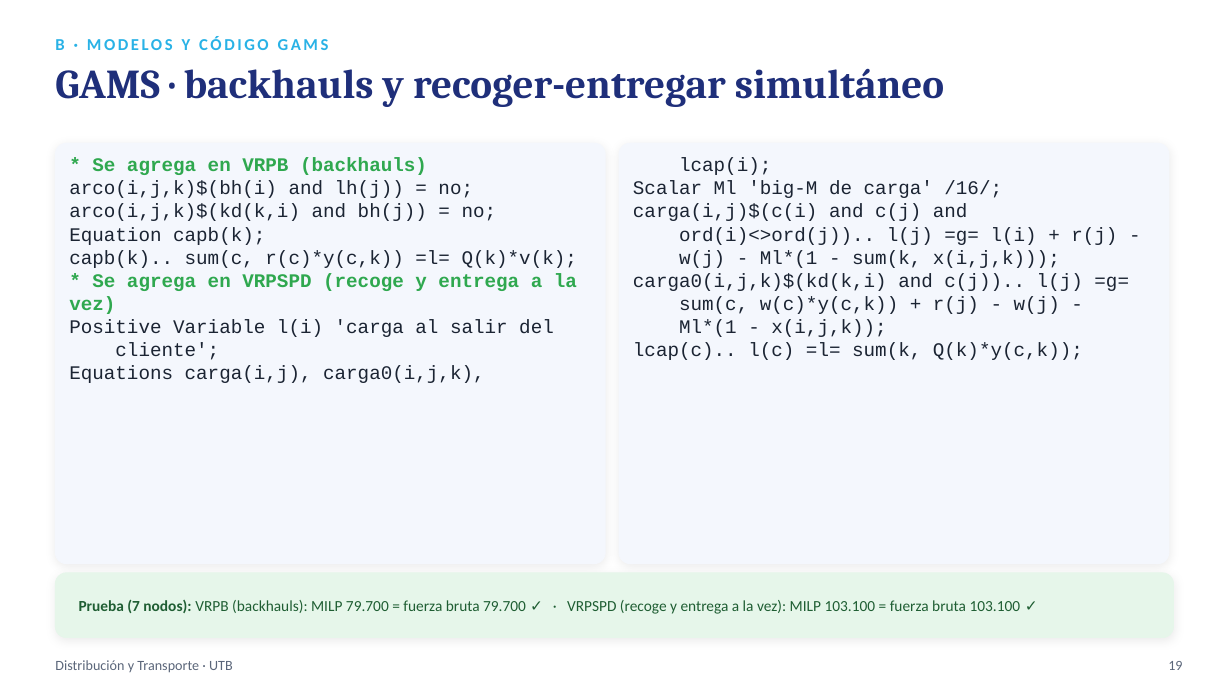
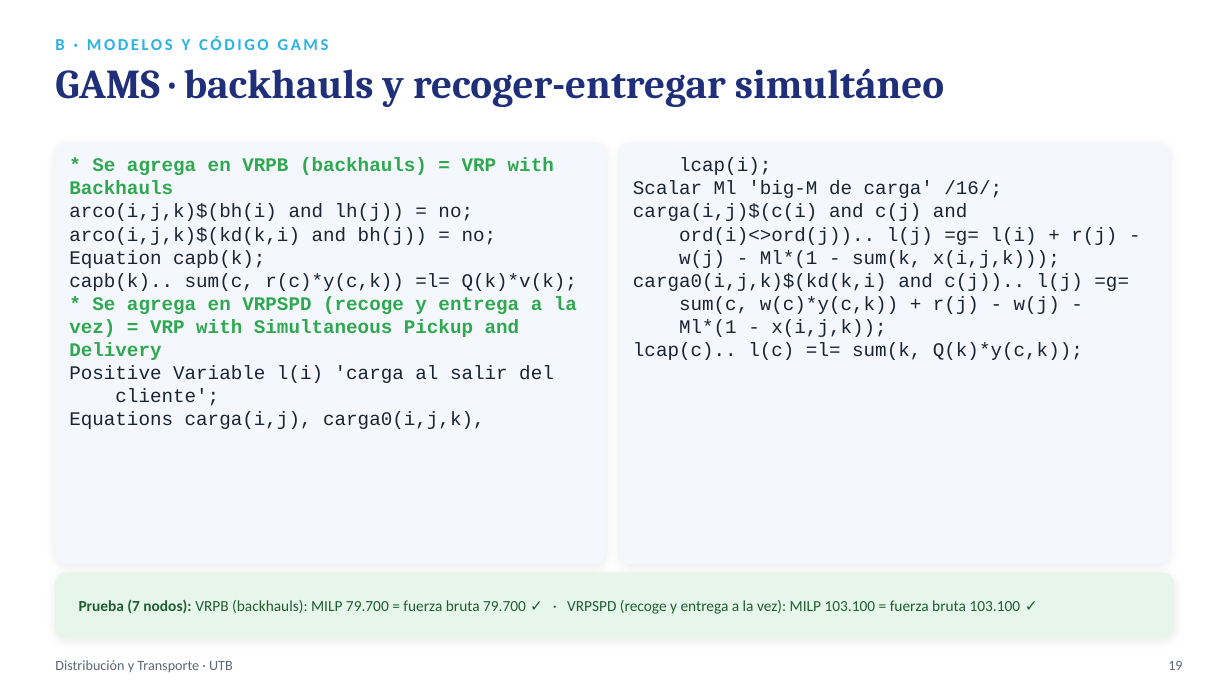
Before and after one commit to sebastianslg/grafosapp, a slide deck: slide 19 of Exposicion_Ruteo_de_Vehiculos.pptx. Drawn at 1232x693 pixels with LibreOffice and Linux fonts; fonts in the diff are those of the drawing. Boxes give left, top, right and bottom in pixels: in the first picture for what was removed or moved away, otherwise in the second. Text is boxed around its words. In the diff, an @@ line names an element or a change of style, - is before the commit and + after.

```diff
--- a/Exposicion_Ruteo_de_Vehiculos.pptx
+++ b/Exposicion_Ruteo_de_Vehiculos.pptx
@@ text at (69,158,554,194): text changed @@
-* Se agrega en VRPB (backhauls)
+* Se agrega en VRPB (backhauls) = VRP with Backhauls
@@ text at (69,296,577,360): text changed @@
-* Se agrega en VRPSPD (recoge y entrega a la vez)
+* Se agrega en VRPSPD (recoge y entrega a la vez) = VRP with Simultaneous Pickup and Delivery
```
Also in this commit, not shown: 8 other slides changed, 4 other files.
